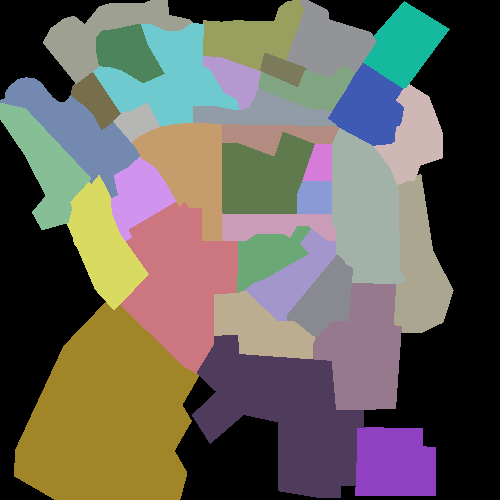
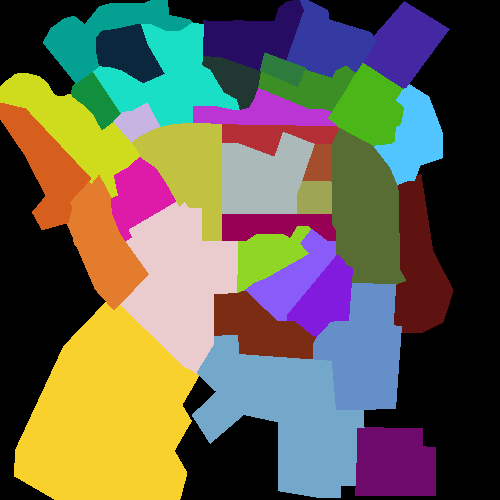
Layer changes from the first 500×500 image to the second:
painted on "Warstwa" over [0, 0, 454, 500]
